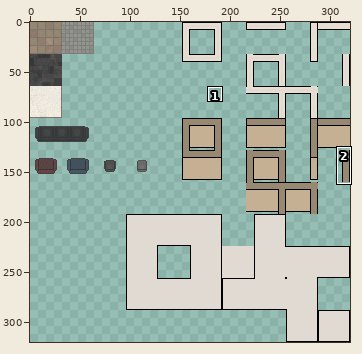
Sprite sheet: lsh/assets/rooms/onenightlshspritesheet.png. Above, an overview of the earlier version with the close-up marked.
Close-up. Earlier state:
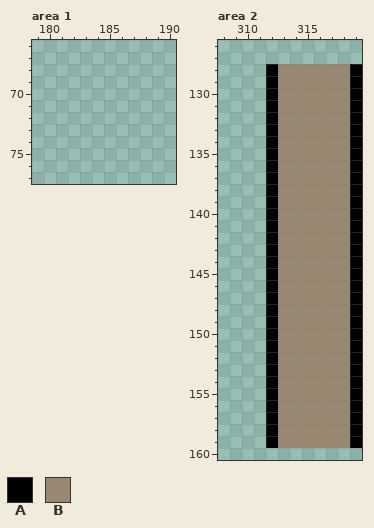
The file is 320x320 pixels. Colours within 5 levels of each other are drawn and written as one. Shown: area 1: x 179..190, y 66..77; area 2: x 308..319, y 126..160. The commit also changed other parts of the picture, which this record leaves out.
Palette (. is transparent): A #000000  B #988771
Pixels before, area 2, first column x 312:
128 ABBBBBBA
129 ABBBBBBA
130 ABBBBBBA
131 ABBBBBBA
132 ABBBBBBA
133 ABBBBBBA
134 ABBBBBBA
135 ABBBBBBA
136 ABBBBBBA
137 ABBBBBBA
138 ABBBBBBA
139 ABBBBBBA
140 ABBBBBBA
141 ABBBBBBA
142 ABBBBBBA
143 ABBBBBBA
144 ABBBBBBA
145 ABBBBBBA
146 ABBBBBBA
147 ABBBBBBA
148 ABBBBBBA
149 ABBBBBBA
150 ABBBBBBA
151 ABBBBBBA
152 ABBBBBBA
153 ABBBBBBA
154 ABBBBBBA
155 ABBBBBBA
156 ABBBBBBA
157 ABBBBBBA
158 ABBBBBBA
159 ABBBBBBA
And afterwards:
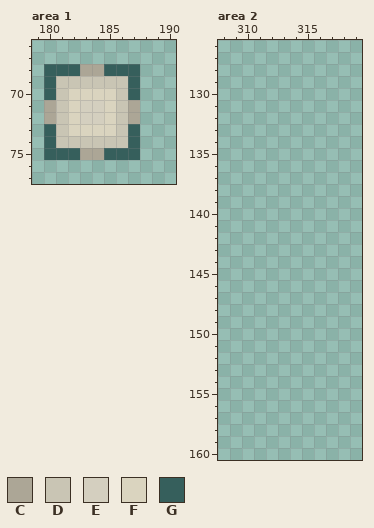
Colours new in this view: C #aca696  D #c9c5b4  E #d4cfbf  F #dad4bf  G #365f5c
The exact change:
Area 1:
The author put colour C in row 68 at x 183 to 184; in rows 71 to 72 at x 180 and 187; in row 75 at x 183 to 184.
The author put colour D in row 69 at x 181 to 186; in rows 70 to 73 at x 181 and 186; in row 74 at x 181 to 186.
The author put colour E in rows 71 to 72 at x 183 to 184.
The author put colour F in row 70 at x 182 to 185; in rows 71 to 72 at x 182 and 185; in row 73 at x 182 to 185.
The author put colour G in row 68 at x 180 to 182 and 185 to 187; in rows 69 to 70 at x 180 and 187; in rows 73 to 74 at x 180 and 187; in row 75 at x 180 to 182 and 185 to 187.
Area 2:
Colour A is gone in rows 128 to 159 at x 312 and 319.
Colour B is gone in rows 128 to 159 at x 313 to 318.
Boxes around the changes in both close-ups, in picture pixels (x1, y1, x2, y2):
added: (44, 64, 140, 160)
erased: (266, 64, 362, 448)
